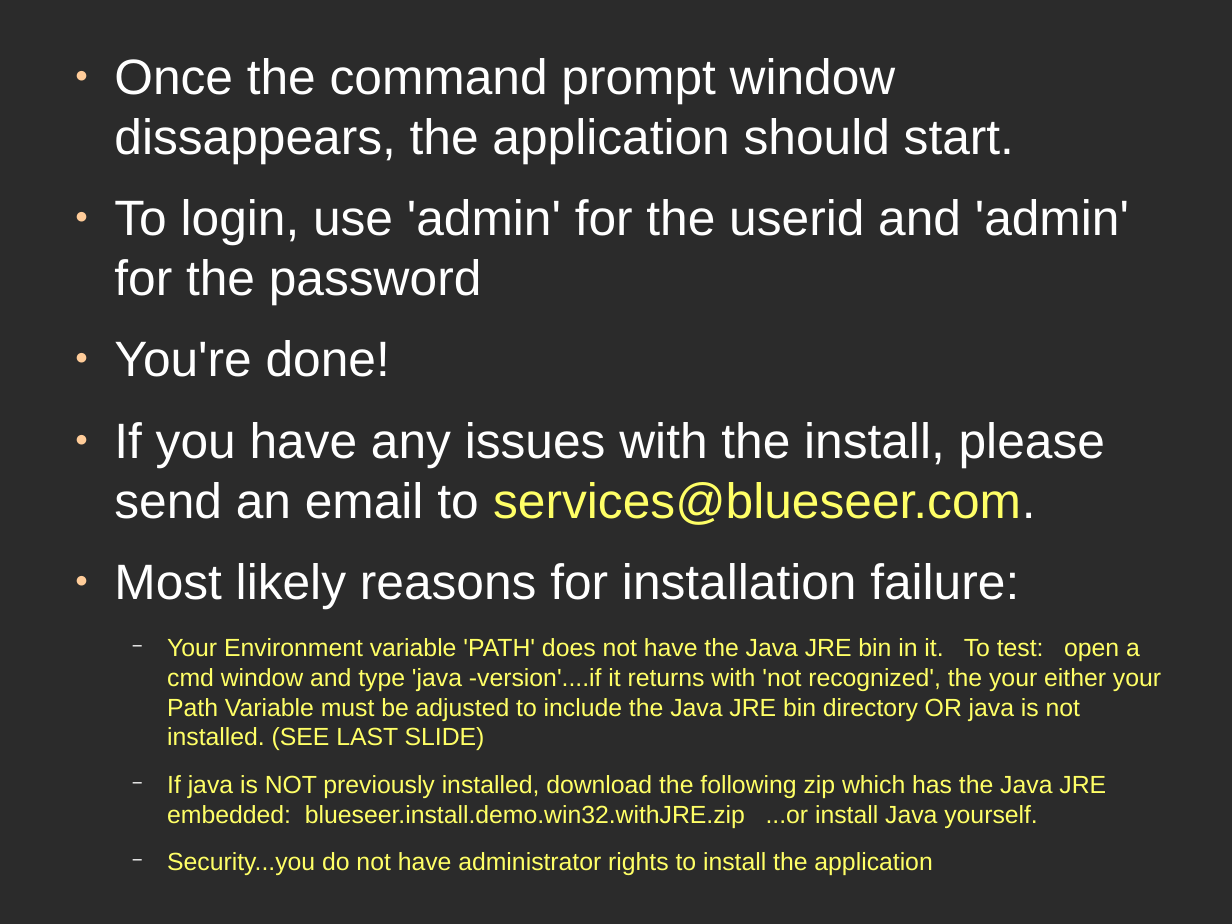
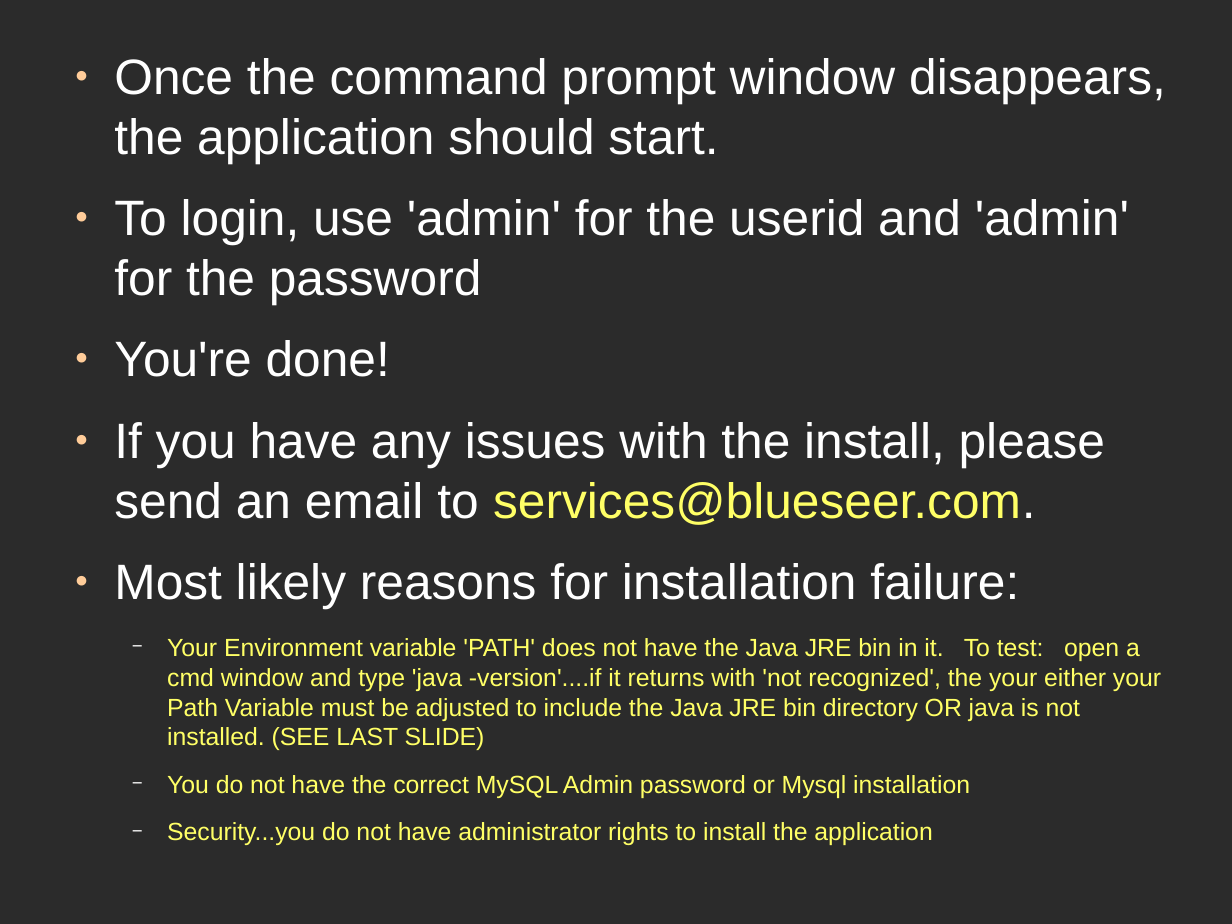
Before and after one commit to blueseerERP/blueseer, a slide deck: slide 7 of documentation/blueseer_install_instructions.odp (slide 3 before the commit). Drawn at 1232x924 pixels with LibreOffice and Linux fonts; fonts in the diff are those of the drawing; background and template pictures are left out; a plain dark background stands for a picture behind light text. Boxes give left, top, right and bottom in pixels: in the first picture for what was removed or moved away, otherwise in the second. Text is boxed around its words. In the diff, an @@ line names an element or a change of style, - is before the commit and + after.

```diff
--- a/documentation/blueseer_install_instructions.odp
+++ b/documentation/blueseer_install_instructions.odp
@@ text at [114, 58, 1166, 163]: text changed @@
-● Once the command prompt window dissappears, the application should start.
+● Once the command prompt window disappears, the application should start.
@@ text at [167, 775, 970, 798]: text changed @@
-  − If java is NOT previously installed, download the following zip which has the Java JRE embedded: blueseer.install.demo.win32.withJRE.zip ...or install Java yourself.
+  − You do not have the correct MySQL Admin password or Mysql installation
```
Also in this commit, not shown: 2 other slides changed, 5 slides added, 19 other files.
